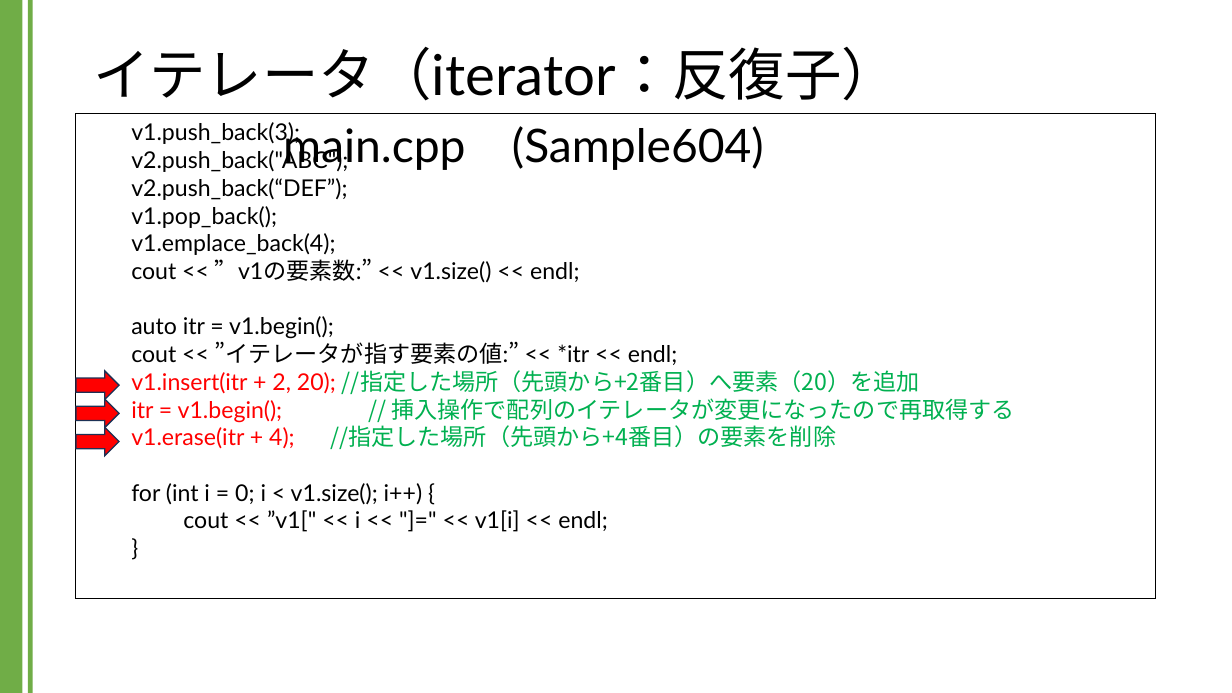
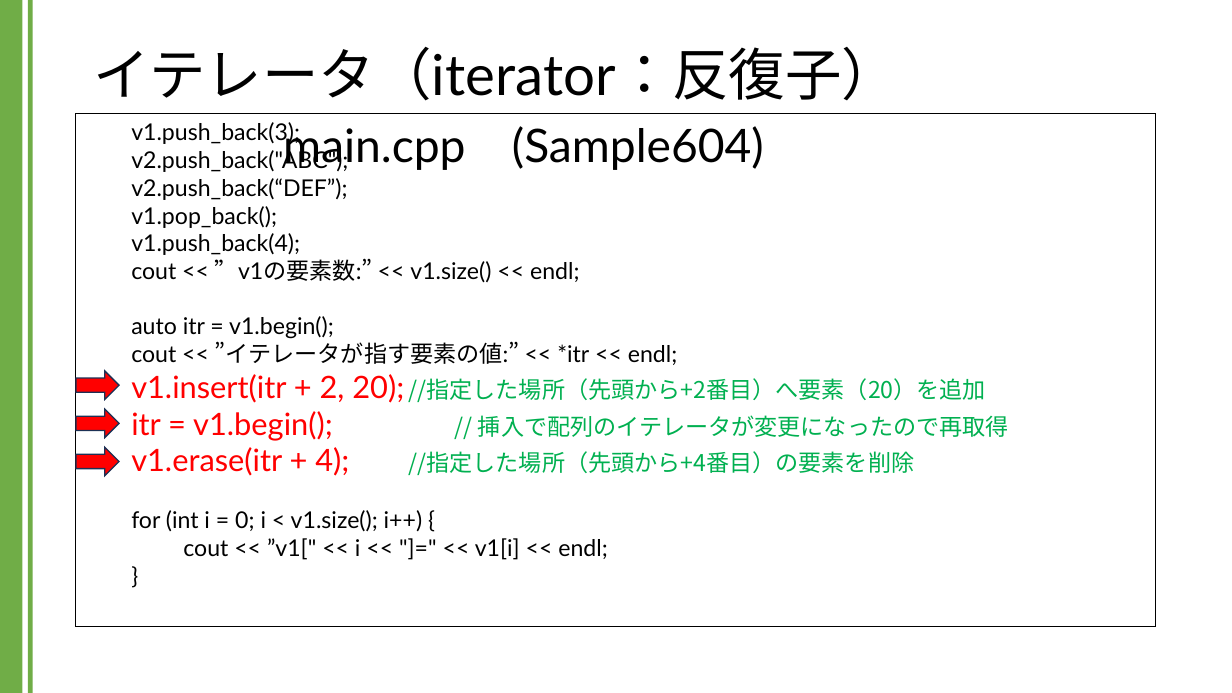
Before and after one commit to kic-murata/cpp2024, a slide deck: slide 27 of 授業資料/講義資料：Vectorクラス.pptx (slide 24 before the commit). Drawn at 1232x693 pixels with LibreOffice and Linux fonts; fonts in the diff are those of the drawing. Boxes give left, top, right and bottom in pixels: in the first picture for what was removed or moved away, otherwise in the second. Text is boxed around its words. In the diff, an @@ line names an element or a change of style, - is before the commit and + after.

```diff
--- a/授業資料/講義資料：Vectorクラス.pptx
+++ b/授業資料/講義資料：Vectorクラス.pptx
@@ rectangle "v1.push_back(3);": place and size @@
-rectangle "v1.push_back(3);" at [76, 114, 1156, 599]
+rectangle "v1.push_back(3);" at [76, 114, 1156, 627]
@@ text in rectangle at [131, 178, 347, 255]: text changed @@
-v2.push_back(“DEF”);
-v1.pop_back();
-v1.emplace_back(4);
+v2.push_back(“DEF”);
+v1.pop_back();
+v1.push_back(4);
@@ text in rectangle at [131, 341, 1009, 476]: text changed @@
-cout << ”イテレータが指す要素の値:” << *itr << endl;
-v1.insert(itr + 2, 20); //指定した場所（先頭から+2番目）へ要素（20）を追加
-itr = v1.begin(); // 挿入操作で配列のイテレータが変更になったので再取得する
-v1.erase(itr + 4); //指定した場所（先頭から+4番目）の要素を削除
+cout << ”イテレータが指す要素の値:” << *itr << endl;
+v1.insert(itr + 2, 20); //指定した場所（先頭から+2番目）へ要素（20）を追加
+itr = v1.begin(); // 挿入で配列のイテレータが変更になったので再取得
+v1.erase(itr + 4); //指定した場所（先頭から+4番目）の要素を削除
@@ right arrow: place and size @@
-right arrow at [76, 399, 119, 428]
+right arrow at [76, 409, 119, 438]
@@ right arrow: place and size @@
-right arrow at [76, 427, 119, 456]
+right arrow at [76, 447, 119, 476]
```
Also in this commit, not shown: 21 other slides changed, 3 slides added, 1 other file.
